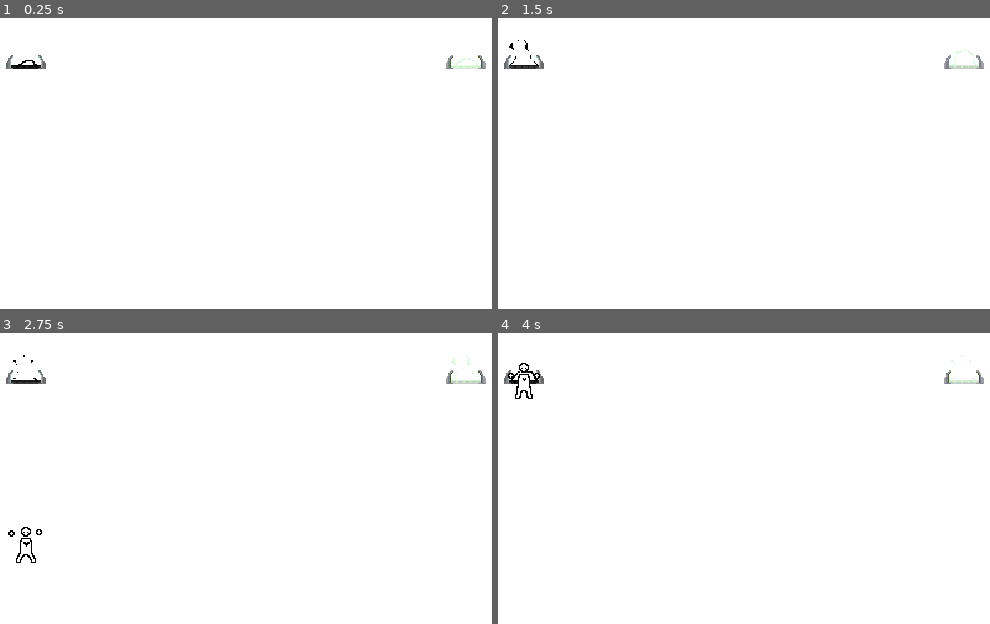
Above: before the commit, frames 1-4 (two rows, left to right).
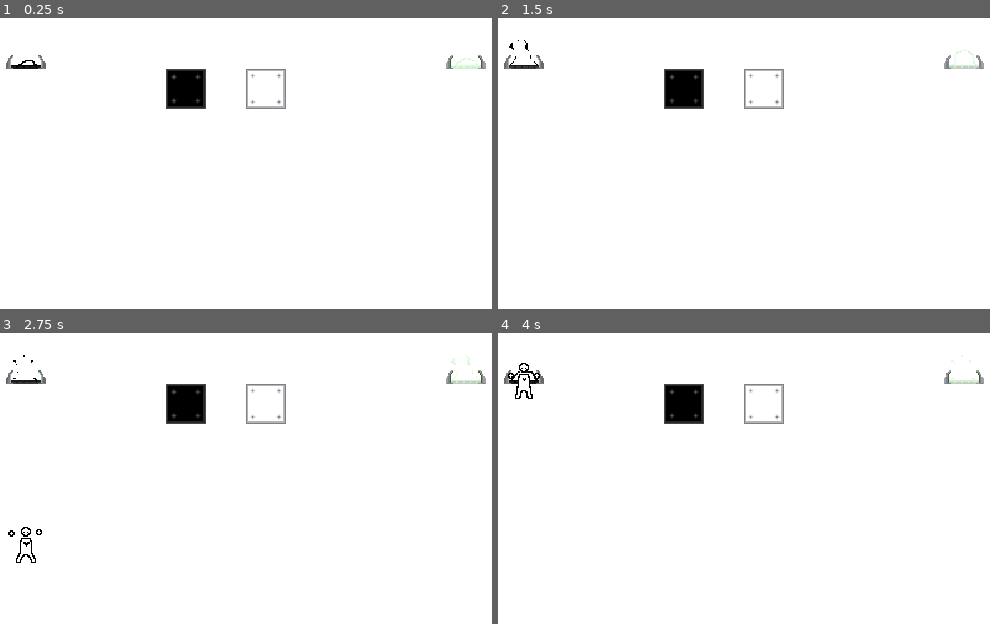
Above: after the commit, the same moments.

Repository: Z-Map/shootingstar
Game: Godot game, scene res://levels/default.tscn
The game is run twice, just before and just after one commit, with the same random seed, the same clock (stepped at 60 frames per second) and the same inputs. This scene is started directly instead of the project's main scene.
Inputs (mouse positions are in pixels of both pictures, inside the frame that each line leads up to):
- Up to frame 1 (0.25 s): no input
- Up to frame 2 (1.5 s): tap Enter at 0.5 s; move the mouse to (940, 44) at 0.52 s; press the mouse at (940, 44) at 0.53 s; tap Space at 1.25 s; move the mouse to (606, 93) at 1.27 s; release the mouse at (606, 93) at 1.28 s; click (606, 93) at 1.35 s
- Up to frame 3 (2.75 s): move the mouse to (outside the picture) at 2.02 s; press the mouse at (outside the picture) at 2.03 s
- Up to frame 4 (4 s): move the mouse to (724, 481) at 2.77 s; release the mouse at (724, 481) at 2.78 s; click (724, 481) at 2.85 s; move the mouse to (outside the picture) at 3.52 s; press the mouse at (outside the picture) at 3.53 s

The runs differ from the first frame. In frame 1, 1.4% of the frame differs, in the area x 33-59%, y 17-32%; in frame 2, 1.4%; in frame 3, 1.4%; in frame 4, 1.4%.

Commit message:
Update default level

Diff:
--- a/levels/default.tscn
+++ b/levels/default.tscn
@@ -1,8 +1,10 @@
-[gd_scene load_steps=4 format=2]
+[gd_scene load_steps=6 format=2]
 
 [ext_resource path="res://elements/SpawnPoint.tscn" type="PackedScene" id=1]
 [ext_resource path="res://elements/ExitPoint.tscn" type="PackedScene" id=2]
-[ext_resource path="res://elements/DeadTrigger.tscn" type="PackedScene" id=3]
+[ext_resource path="res://elements/white_tile.tscn" type="PackedScene" id=3]
+[ext_resource path="res://elements/black_tile.tscn" type="PackedScene" id=4]
+[ext_resource path="res://elements/DeadTrigger.tscn" type="PackedScene" id=5]
 
 [node name="tuto1" type="Node2D"]
 
@@ -19,5 +21,11 @@
 
 [node name="Level" type="Node2D" parent="."]
 
-[node name="DeadTrigger" parent="." instance=ExtResource( 3 )]
+[node name="WhiteTile" parent="Level" instance=ExtResource( 3 )]
+position = Vector2( 320, 208 )
+
+[node name="BlackTile" parent="Level" instance=ExtResource( 4 )]
+position = Vector2( 256, 208 )
+
+[node name="DeadTrigger" parent="." instance=ExtResource( 5 )]
 scale = Vector2( 0.5, 0.5 )
